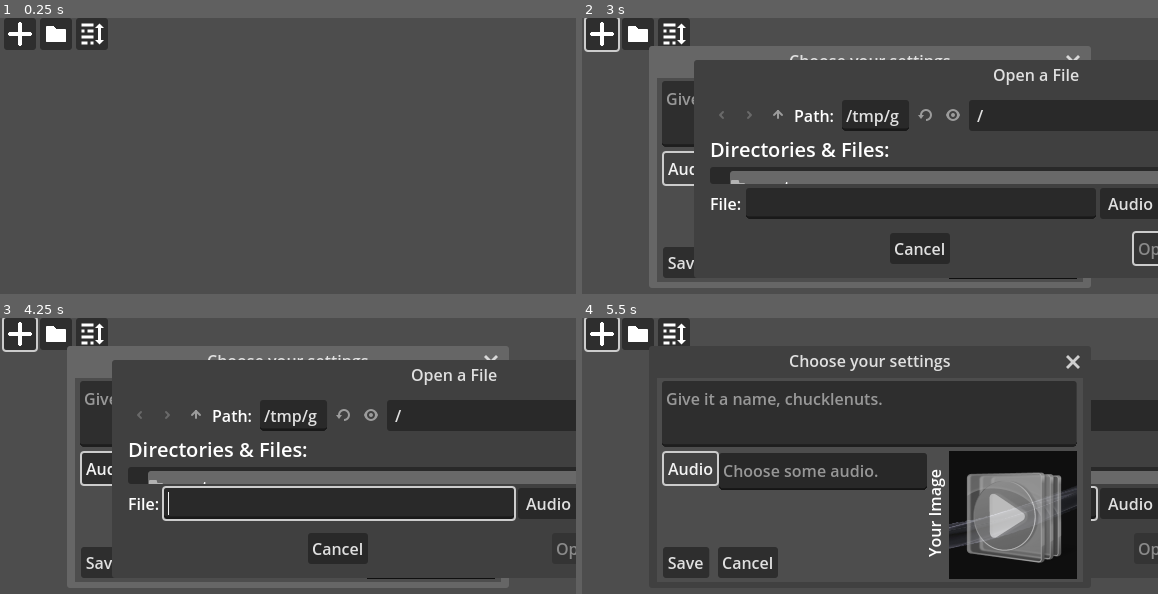
Above: before the commit, frames 1-4 (two rows, left to right).
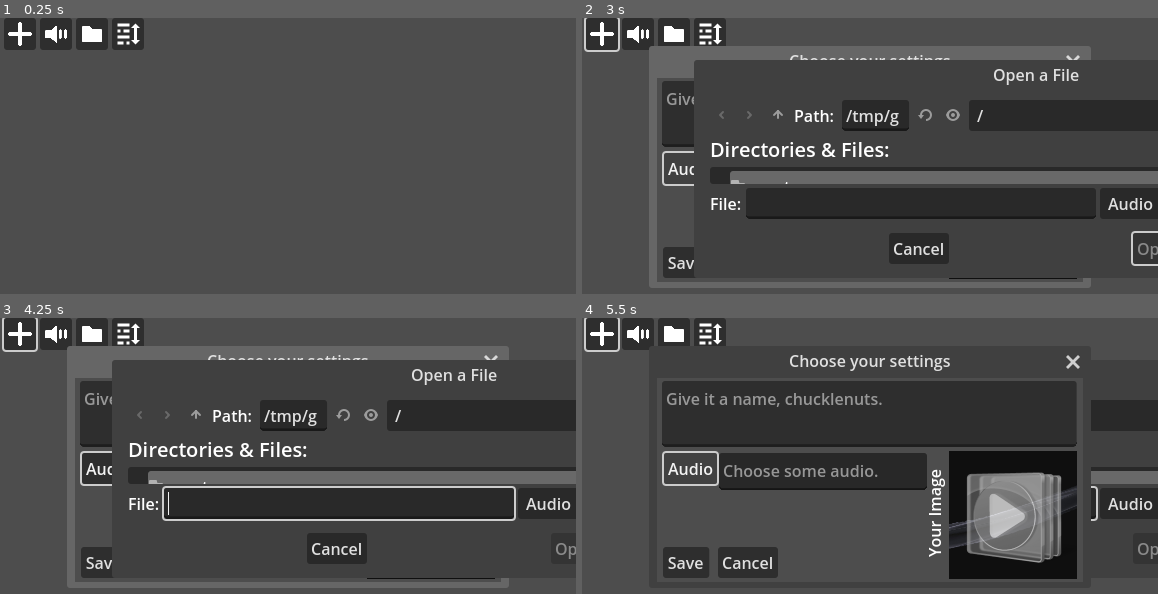
Above: after the commit, the same moments.

Repository: Pacomatic1/Pacos_Simple_GD_Soundboard
Game: Godot game, scene res://assets/scenes/playloadwindow/playaudiowindow.tscn
The game is run twice, just before and just after one commit, with the same random seed, the same clock (stepped at 60 frames per second) and the same inputs.
Inputs (mouse positions are in pixels of both pictures, inside the frame that each line leads up to):
- Up to frame 1 (0.25 s): no input
- Up to frame 2 (3 s): click (639, 34) at 0.52 s; click (599, 34) at 1.25 s; click (870, 114) at 2.02 s; type "Alex" at 2.1 s; click "Audio" at 2.75 s
- Up to frame 3 (4.25 s): click (432, 513) at 3.5 s
- Up to frame 4 (5.5 s): click (599, 334) at 4.25 s; click "Audio" at 5 s

The runs differ from the first frame. In frame 1, 0.9% of the frame differs, in the area x 7-25%, y 0-12%; in frame 2, 1.1%, in the area x 7-100%, y 0-90%; in frame 3, 1.1%; in frame 4, 0.9%.

Commit message:
You can now stop all sounds

Diff:
--- a/assets/scenes/playloadwindow/playaudiowindow.gd
+++ b/assets/scenes/playloadwindow/playaudiowindow.gd
@@ -52,3 +52,6 @@
 
 
 func _on_save_folder_button_pressed():OS.shell_open(ProjectSettings.globalize_path('user://'))
+
+
+func _on_mute_all_sounds_button_pressed():$"/root/GlobalModule".PlayAudioFile("res://assets/themes/default/silence.mp3")
--- a/assets/scenes/playloadwindow/playaudiowindow.tscn
+++ b/assets/scenes/playloadwindow/playaudiowindow.tscn
@@ -1,8 +1,9 @@
-[gd_scene load_steps=5 format=3 uid="uid://68ca2vk6tjtg"]
+[gd_scene load_steps=6 format=3 uid="uid://68ca2vk6tjtg"]
 
 [ext_resource type="Script" path="res://assets/scenes/playloadwindow/playaudiowindow.gd" id="1_7wugq"]
 [ext_resource type="Texture2D" uid="uid://bqwa303ek508t" path="res://assets/themes/default/plusicon.png" id="2_pulwo"]
 [ext_resource type="Texture2D" uid="uid://bisr7x7yuge3w" path="res://assets/themes/default/credits_icon.png" id="3_5bcy6"]
+[ext_resource type="Texture2D" uid="uid://bswvqn820qfek" path="res://assets/themes/default/pausesfxicon.png" id="3_vmd13"]
 [ext_resource type="Texture2D" uid="uid://hmy057tgucgk" path="res://assets/themes/default/folder_icon.png" id="3_xvgu8"]
 
 [node name="MainParentNode" type="Node"]
@@ -60,6 +61,14 @@
 icon_alignment = 1
 expand_icon = true
 
+[node name="MuteAllSoundsButton" type="Button" parent="UI_Parent/TopBar/HBoxContainer"]
+custom_minimum_size = Vector2(32, 32)
+layout_mode = 2
+mouse_default_cursor_shape = 2
+icon = ExtResource("3_vmd13")
+icon_alignment = 1
+expand_icon = true
+
 [node name="OpenSaveFolderButton" type="Button" parent="UI_Parent/TopBar/HBoxContainer"]
 custom_minimum_size = Vector2(32, 32)
 layout_mode = 2
@@ -79,5 +88,6 @@
 layout_mode = 2
 
 [connection signal="pressed" from="UI_Parent/TopBar/HBoxContainer/FileModButton" to="." method="_on_file_mod_button_pressed"]
+[connection signal="pressed" from="UI_Parent/TopBar/HBoxContainer/MuteAllSoundsButton" to="." method="_on_mute_all_sounds_button_pressed"]
 [connection signal="pressed" from="UI_Parent/TopBar/HBoxContainer/OpenSaveFolderButton" to="." method="_on_save_folder_button_pressed"]
 [connection signal="pressed" from="UI_Parent/TopBar/HBoxContainer/CreditsButton" to="." method="_on_credits_button_pressed"]
Binary file added: assets/themes/default/pausesfxicon.png
Not shown, added: assets/themes/default/pausesfxicon.png.import
Not shown, added: assets/themes/default/silence.mp3.import
Not shown, changed: assets/thinking/project organizer.txt
Not shown, added: assets/themes/default/silence.mp3
